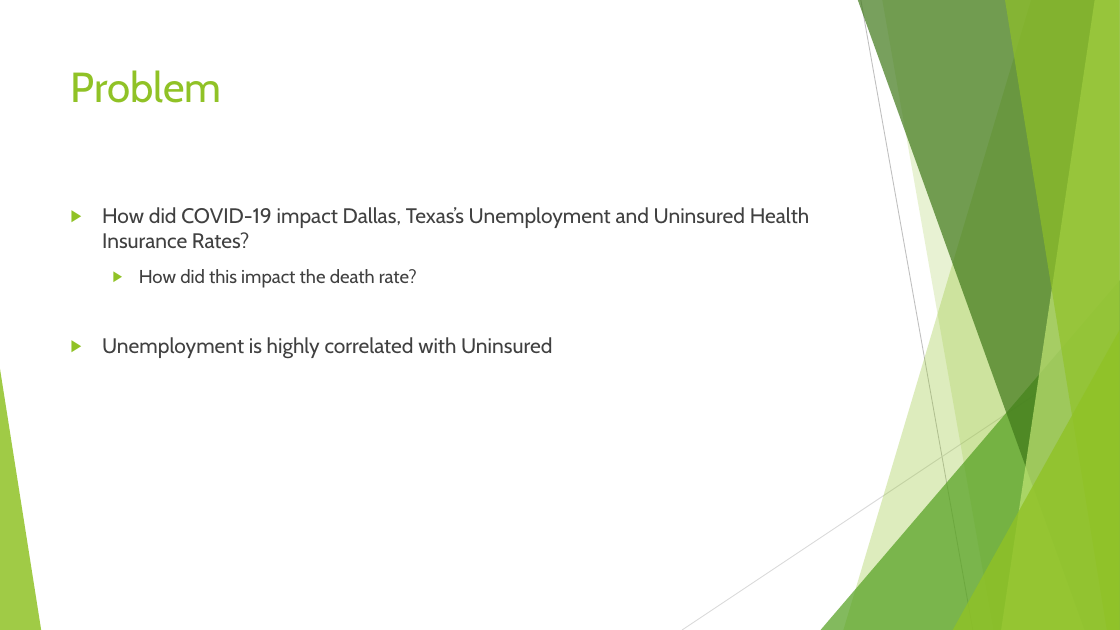
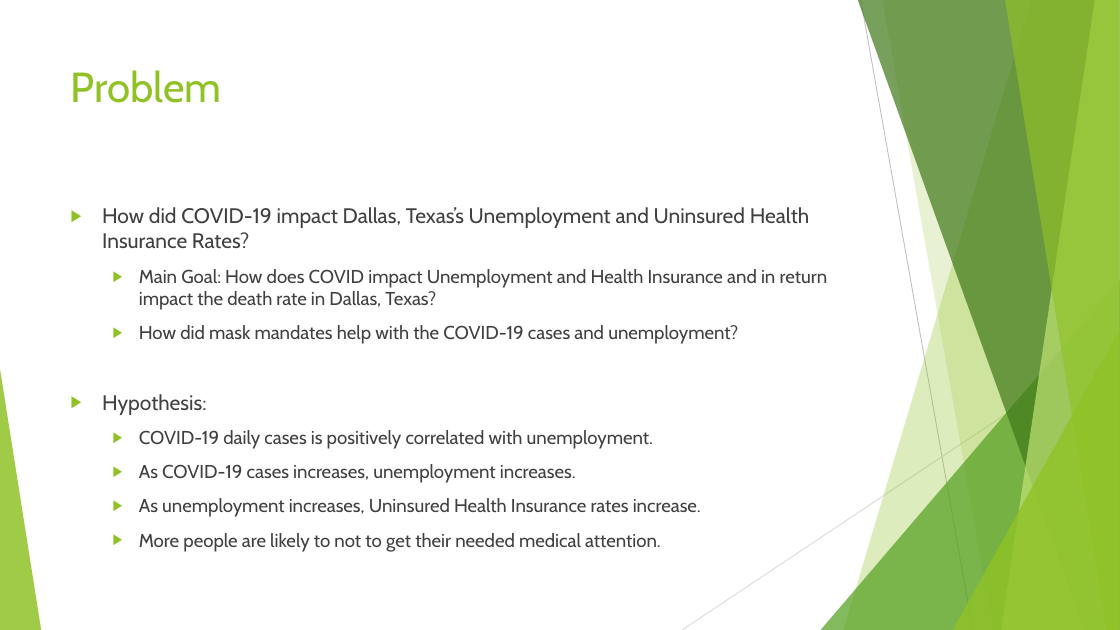
Before and after one commit to azhou5211/hcde_project, a slide deck: slide 2 of A6/Presentation.pptx. Drawn at 1120x630 pixels with LibreOffice and Linux fonts; fonts in the diff are those of the drawing. Boxes give left, top, right and bottom in pixels: in the first picture for what was removed or moved away, otherwise in the second. Text is boxed around its words. In the diff, an @@ line names an element or a change of style, - is before the commit and + after.

```diff
--- a/A6/Presentation.pptx
+++ b/A6/Presentation.pptx
@@ text at [102, 269, 828, 552]: text changed; size 18 to 16 pt @@
-  ▶ How did this impact the death rate?
-▶ Unemployment is highly correlated with Uninsured
+  ▶ Main Goal: How does COVID impact Unemployment and Health Insurance and in return impact the death rate in Dallas, Texas?
+  ▶ How did mask mandates help with the COVID-19 cases and unemployment?
+▶ Hypothesis:
+  ▶ COVID-19 daily cases is positively correlated with unemployment.
+  ▶ As COVID-19 cases increases, unemployment increases.
+  ▶ As unemployment increases, Uninsured Health Insurance rates increase.
+  ▶ More people are likely to not to get their needed medical attention.
```
Also in this commit, not shown: 1 other slide changed, 9 slides added, 9 slides removed, 3 other files.
